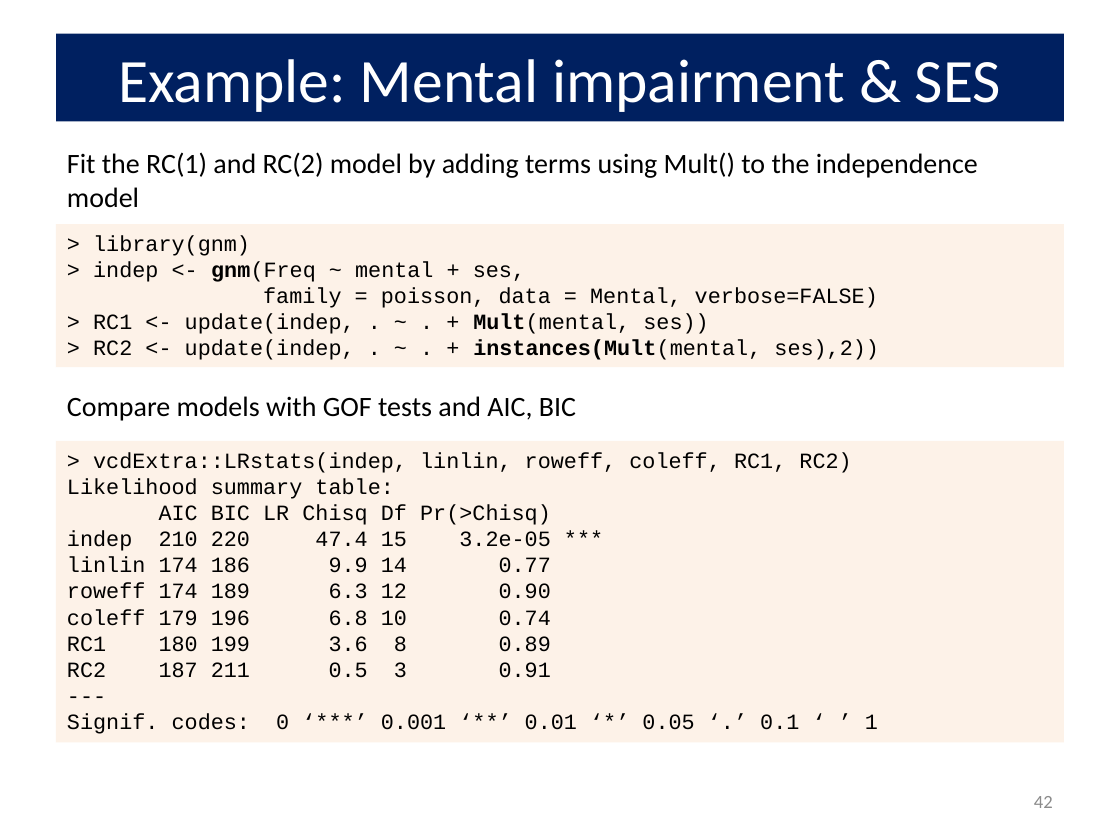
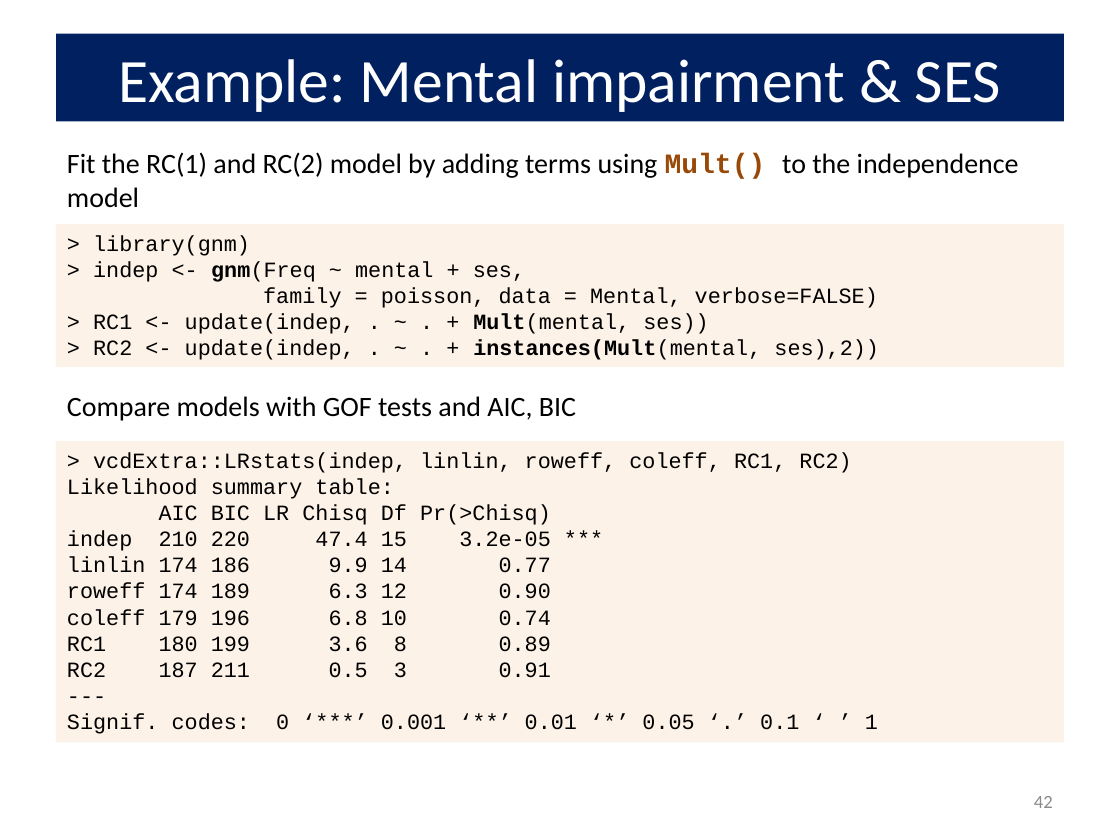
Before and after one commit to friendly/psy6136, a slide deck: slide 42 of lectures/08-Loglin2.pptx. Drawn at 1120x840 pixels with LibreOffice and Linux fonts; fonts in the diff are those of the drawing. Boxes give left, top, right and bottom in pixels: in the first picture for what was removed or moved away, otherwise in the second. Text is boxed around its words. In the diff, an @@ line names an element or a change of style, - is before the commit and + after.

```diff
--- a/lectures/08-Loglin2.pptx
+++ b/lectures/08-Loglin2.pptx
@@ text "Fit the RC(1) and RC(2) ..." at (67, 152, 1019, 208): font Calibri to Courier New, text colour #000000 to #984807, bold on in "Mult()" @@
```
Also in this commit, not shown: 6 other slides changed, 4 other files.
